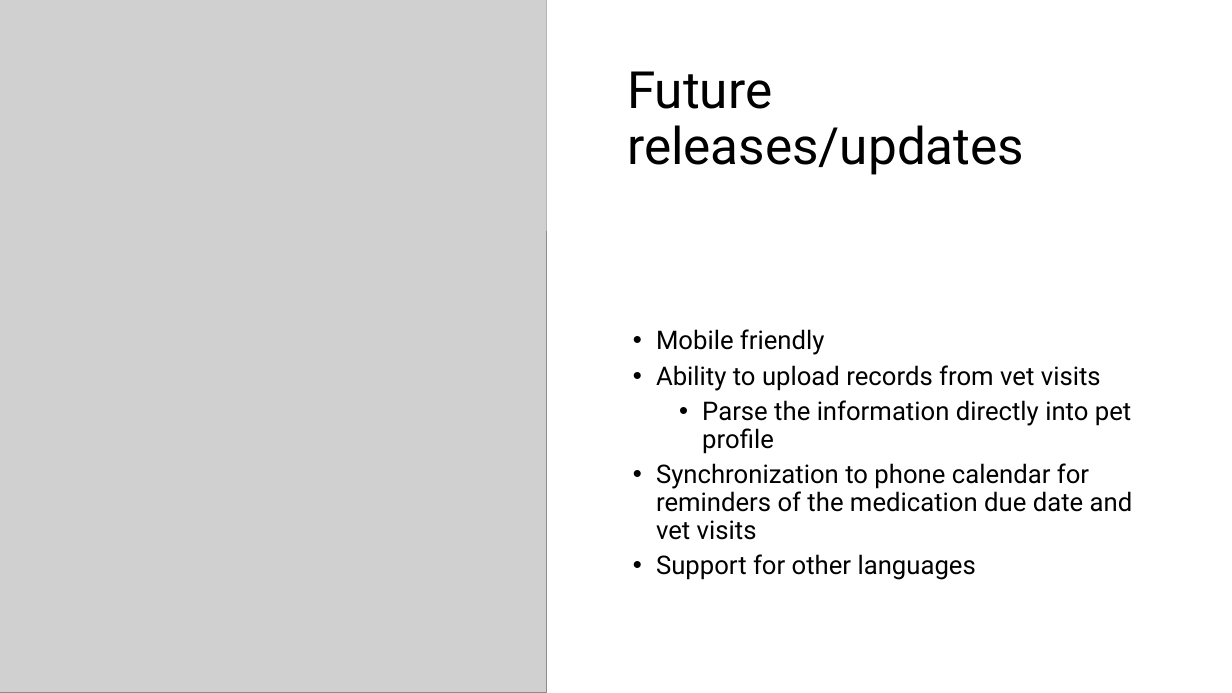
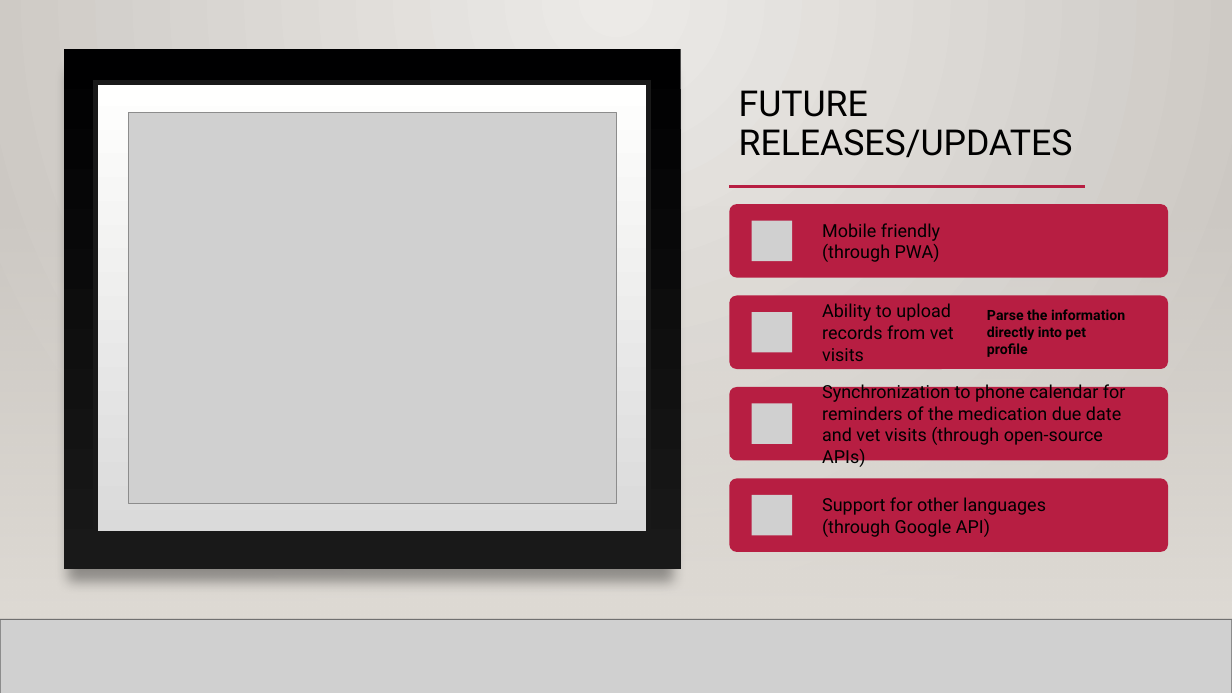
Before and after one commit to fcynnek/Final-Project, a slide deck: slide 9 of Final Project Documentation/Final Project Presentation.pptx. Drawn at 1232x693 pixels with LibreOffice and Linux fonts; fonts in the diff are those of the drawing; grey boxes stand for pictures; background and template pictures are left out. Boxes give left, top, right and bottom in pixels: in the first picture for what was removed or moved away, otherwise in the second. Text is boxed around its words. In the diff, an @@ line names an element or a change of style, - is before the commit and + after.

Commit message:
Final Presentation

```diff
--- a/Final Project Documentation/Final Project Presentation.pptx
+++ b/Final Project Documentation/Final Project Presentation.pptx
@@ background #FFFFFF to gradient #ECEAE7 to #CAC7C1 @@
@@ rectangle added at (x1=0, y1=0, x2=1232, y2=693), fill gradient #ECEAE7 to #CAC7C1 @@
@@ rectangle removed at (x1=547, y1=0, x2=1232, y2=231) @@
@@ rectangle added at (x1=64, y1=49, x2=681, y2=569), fill gradient #000001 to #191919 @@
@@ rectangle added at (x1=95, y1=82, x2=648, y2=533), fill gradient #DADADA to #FFFFFE, outline #191919 4 pt @@
@@ text "FUTURE RELEASES/UPDATES" at (x1=739, y1=90, x2=1073, y2=157): vertical alignment middle to top @@
@@ picture resized from (x1=0, y1=0, x2=547, y2=693) to (x1=128, y1=113, x2=616, y2=504) @@
@@ text at (x1=739, y1=90, x2=1073, y2=157): text changed; size 40 to 27.8 pt @@
-Future releases/updates
+FUTURE RELEASES/UPDATES
@@ rectangle added at (x1=0, y1=204, x2=1232, y2=619), fill gradient #DFDBD5 @@
@@ rectangle added at (x1=0, y1=204, x2=1232, y2=619), fill gradient #DFDBD5 @@
@@ rectangle added at (x1=0, y1=204, x2=1232, y2=619), fill gradient #DFDBD5 @@
@@ line added from (147, 187) to (1118, 187), #B71E42 2.5 pt @@
@@ line added from (729, 187) to (1085, 187), #B71E42 2.5 pt @@
@@ text at (x1=822, y1=382, x2=1126, y2=468): text changed; size 20 to 14 pt @@
-• Mobile friendly
-• Ability to upload records from vet visits
-  • Parse the information directly into pet profile
-• Synchronization to phone calendar for reminders of the medication due date and vet visits
-• Support for other languages
+Synchronization to phone calendar for reminders of the medication due date and vet visits (through open-source APIs)
@@ group added at (x1=729, y1=204, x2=1168, y2=553): 4 rounded rectangles, 4 pictures, 4 texts @@
+Mobile friendly
+(through PWA)
+Ability to upload records from vet visits
+Parse the information directly into pet profile
+Support for other languages
+(through Google API)
@@ line added from (0, 619) to (1232, 619), #000001 1 pt @@
@@ line added from (0, 619) to (1232, 619), #000001 1 pt @@
@@ picture added at (x1=0, y1=619, x2=1232, y2=693) @@
@@ line added from (0, 619) to (1232, 619), #000001 1 pt @@
```
Also in this commit, not shown: 9 other slides changed.
